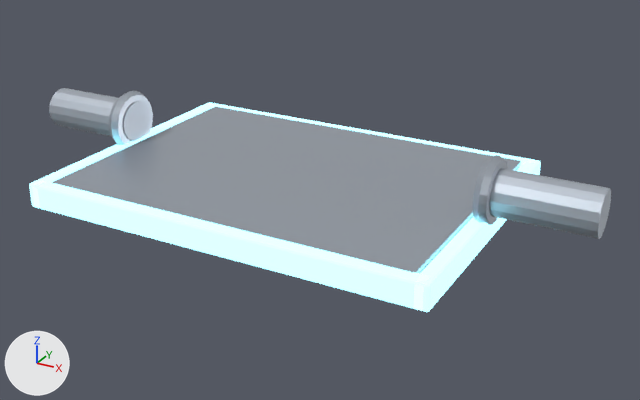
Two versions of the Blender file 3d/assets/models/prop_pipe_port.blend, one commit apart.
Rendered twice from a camera (50 mm lens) standing at (1.65, -2.78, 1.39) and looking at (0.12, -0.01, 0.01). Lighting does not change. The marker at lower left points along +X, +Y and +Z. The picture after the commit comes second.

The first picture shows 'face', 'flange_-1', 'flange_1', 'rim_e', 'rim_n', 'rim_s', 'rim_w', 'stub_-1', 'stub_1' and 1 more.
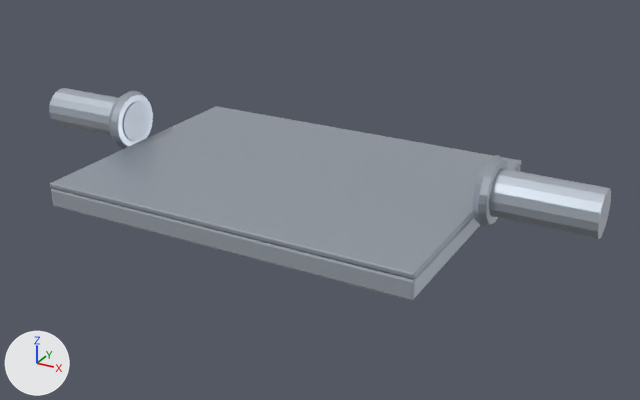
What the commit changed:
Object 'rim_n' (ob_rim_n) is deleted.
Object 'rim_s' (ob_rim_s) is deleted.
Object 'rim_w' (ob_rim_w) is deleted.
Object 'rim_e' (ob_rim_e) is deleted.

Boxes [x1, y1, x2, y2] around the edits, measured in the pictures (640 x 400 px):
'rim_n', deleted
    before: [32, 180, 430, 311]
'rim_e', deleted
    before: [414, 159, 541, 312]
'rim_w', deleted
    before: [29, 102, 214, 209]
'rim_s', deleted
    before: [207, 103, 535, 167]
'duct', unchanged, uncovered by the edit
    before: [419, 167, 519, 274]
    after: [51, 166, 521, 301]
